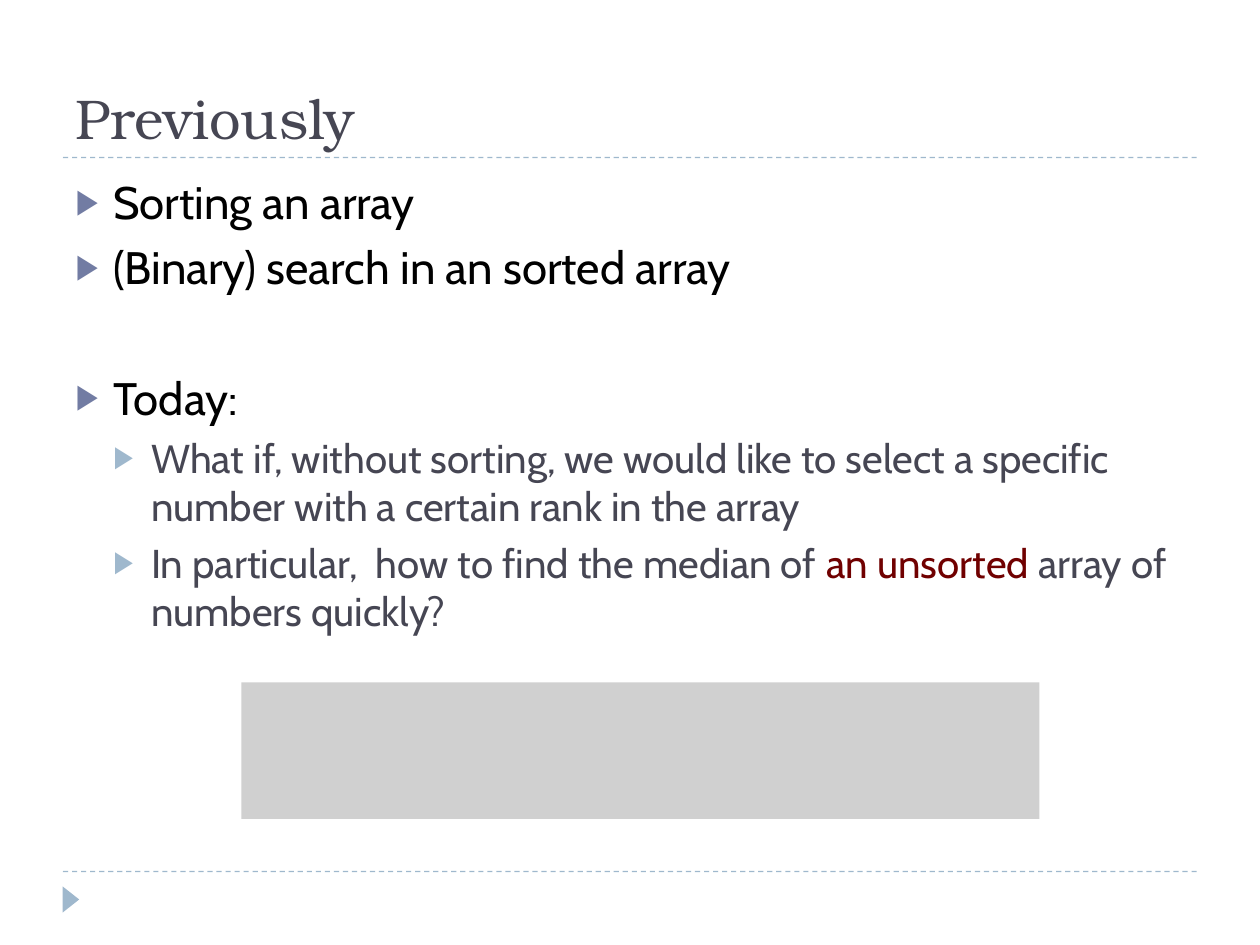
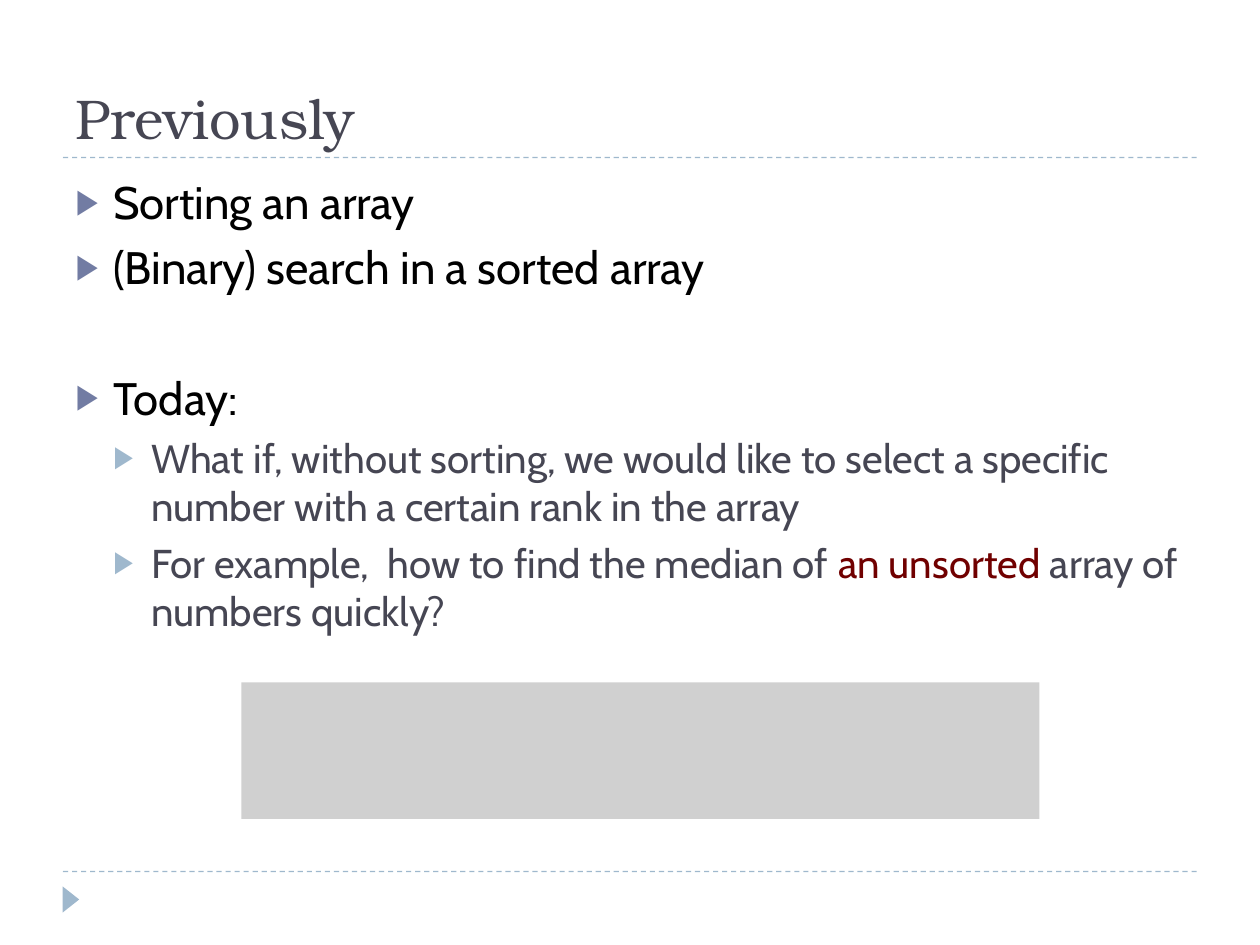
Before and after one commit to eldridgejm/dsc40b-2021-wi-public, a slide deck: slide 2 of published/lectures/07-quickselect/slides-wang.pptx. Drawn at 1260x945 pixels with LibreOffice and Linux fonts; fonts in the diff are those of the drawing; grey boxes stand for pictures. Boxes give left, top, right and bottom in pixels: in the first picture for what was removed or moved away, otherwise in the second. Text is boxed around its words. In the diff, an @@ line names an element or a change of style, - is before the commit and + after.

```diff
--- a/published/lectures/07-quickselect/slides-wang.pptx
+++ b/published/lectures/07-quickselect/slides-wang.pptx
@@ text at (113, 250, 705, 295): text changed @@
-▶ (Binary) search in an sorted array
+▶ (Binary) search in a sorted array
@@ text at (151, 547, 1178, 636): text changed @@
-  ▶ In particular, how to find the median of an unsorted array of numbers quickly?
+  ▶ For example, how to find the median of an unsorted array of numbers quickly?
```
Also in this commit, not shown: 15 other slides changed, 10 slides added, 2 slides removed, 1 other file.
